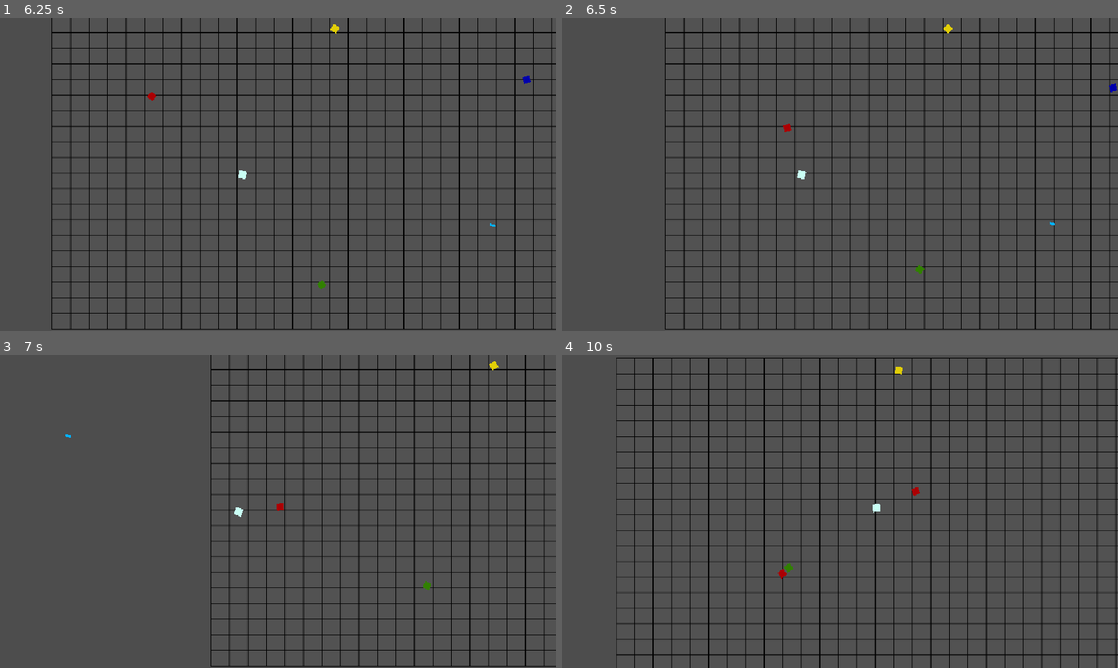
Above: before the commit, frames 1-4 (two rows, left to right).
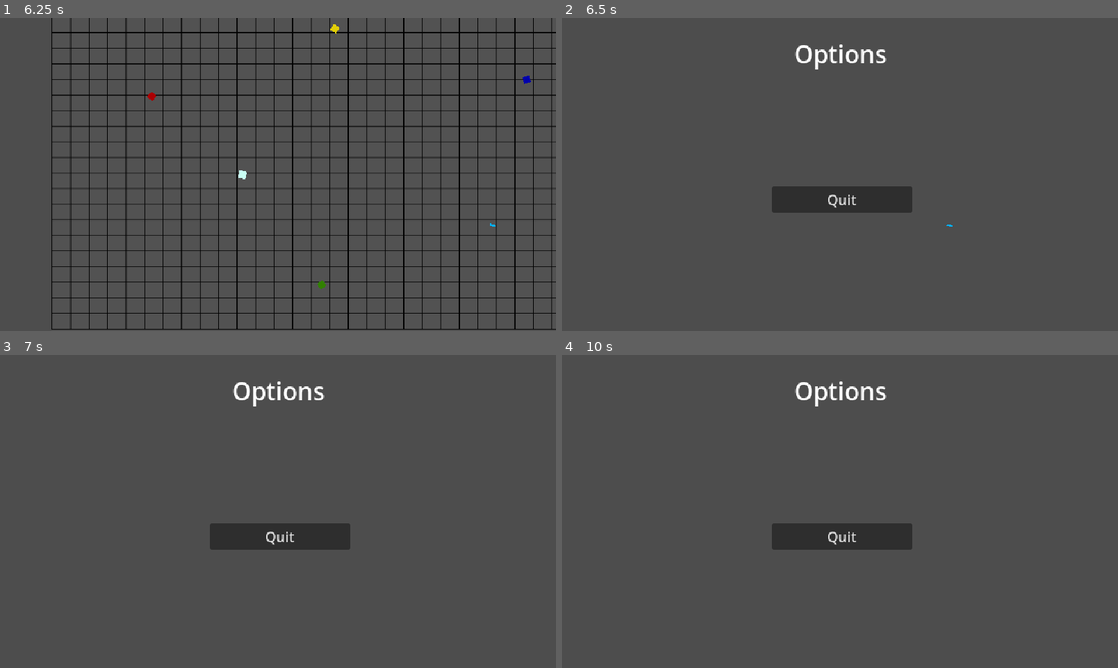
Above: after the commit, the same moments.

Repository: EmpexOri/OperationHavok
Game: Godot game, scene res://Scenes/MenuScene.tscn
Same seed, same stepped clock (60 frames per second), same inputs: the game is played once before the commit and once after it.
Inputs (mouse positions are in pixels of both pictures, inside the frame that each line leads up to):
- Up to frame 1 (6.25 s): click "Options" at 0.5 s; click "Back" at 1.25 s; click "Play" at 2 s; move the mouse to (400, 158) at 2.77 s; hold D (right) 2.78-3.53 s; click (400, 158) at 2.85 s; move the mouse to (166, 190) at 3.52 s; hold S (down) 3.53-4.28 s; click (166, 190) at 3.6 s; move the mouse to (333, 105) at 4.27 s; hold D (right) 4.28-5.03 s; click (333, 105) at 4.35 s; move the mouse to (250, 237) at 5.02 s; hold W (up) 5.03-5.78 s; click (250, 237) at 5.1 s; move the mouse to (444, 221) at 5.77 s; hold A (left) from 5.78 s (still down); click (444, 221) at 5.85 s
- Up to frame 2 (6.5 s): keep holding A (left); tap Escape (InGameOptions, bound only after the commit) at 6.4 s
- Up to frame 3 (7 s): keep holding A (left); move the mouse to (111, 464) at 6.52 s; click (111, 464) at 6.6 s
- Up to frame 4 (10 s): move the mouse to (867, 511) at 7.27 s; release A (left) at 7.28 s; hold S (down) 7.28-8.03 s; click (867, 511) at 7.35 s; move the mouse to (756, 433) at 8.02 s; hold D (right) 8.03-8.78 s; click (756, 433) at 8.1 s; move the mouse to (962, 495) at 8.77 s; hold W (up) 8.78-9.53 s; click (962, 495) at 8.85 s; move the mouse to (728, 527) at 9.52 s; hold D (right) from 9.53 s (still down); click (728, 527) at 9.6 s

Frame 1 is identical in both runs. In frame 2, 11% of the frame differs, in the area x 18-100%, y 0-100%; in frame 3, 8.4%; in frame 4, 11%, in the area x 9-100%, y 0-100%.

Commit message:
Quit the game - Use escape
Added an in game options menu allowing for users to quickly exit the game

Diff:
--- /dev/null
+++ b/Assets/Scripts/Menu Scripts/InGameOptionsScene.gd
@@ -0,0 +1,5 @@
+extends Node2D
+
+
+func OnQuitButtonPressed() -> void:
+	get_tree().quit()
--- a/Assets/Scripts/Misc/prototype_world.gd
+++ b/Assets/Scripts/Misc/prototype_world.gd
@@ -10,6 +10,12 @@
 	start_spawn_timer2()
 	start_spawn_timer3()
 	start_spawn_timer4()
+
+func _process(delta):
+	# Check if the user has pressed escape, if so, open the in game options
+	if Input.is_action_just_pressed("InGameOptions"):
+		print("InGameOptions Pressed")
+		get_tree().change_scene_to_file("res://Scenes/InGameOptionsScene.tscn")
 
 func start_spawn_timer1():
 	var timer = Timer.new()
--- /dev/null
+++ b/Scenes/InGameOptionsScene.tscn
@@ -0,0 +1,25 @@
+[gd_scene load_steps=2 format=3 uid="uid://der2d7wn1kf7o"]
+
+[ext_resource type="Script" uid="uid://b8ht6a7sdetp1" path="res://Assets/Scripts/Menu Scripts/InGameOptionsScene.gd" id="1_cvj5n"]
+
+[node name="InGameOptionsScene" type="Node2D"]
+script = ExtResource("1_cvj5n")
+
+[node name="Title" type="Label" parent="."]
+offset_left = 1.0
+offset_top = 21.0
+offset_right = 641.0
+offset_bottom = 62.0
+theme_type_variation = &"HeaderLarge"
+text = "Options"
+horizontal_alignment = 1
+vertical_alignment = 1
+
+[node name="QuitButton" type="Button" parent="."]
+offset_left = 241.0
+offset_top = 193.0
+offset_right = 403.0
+offset_bottom = 224.0
+text = "Quit"
+
+[connection signal="pressed" from="QuitButton" to="." method="OnQuitButtonPressed"]
--- a/Scenes/OptionsScene.tscn
+++ b/Scenes/OptionsScene.tscn
@@ -15,11 +15,11 @@
 horizontal_alignment = 1
 vertical_alignment = 1
 
-[node name="BackButton" type="Button" parent="Title"]
-offset_left = 241.0
-offset_top = 236.0
-offset_right = 403.0
-offset_bottom = 267.0
+[node name="BackButton" type="Button" parent="."]
+offset_left = 242.0
+offset_top = 257.0
+offset_right = 404.0
+offset_bottom = 288.0
 text = "Back"
 
-[connection signal="pressed" from="Title/BackButton" to="." method="OnBackButtonPressed"]
+[connection signal="pressed" from="BackButton" to="." method="OnBackButtonPressed"]
--- a/project.godot
+++ b/project.godot
@@ -56,3 +56,8 @@
 "events": [Object(InputEventMouseButton,"resource_local_to_scene":false,"resource_name":"","device":-1,"window_id":0,"a …(258 unchanged characters)…
 ]
 }
+InGameOptions={
+"deadzone": 0.2,
+"events": [Object(InputEventKey,"resource_local_to_scene":false,"resource_name":"","device":0,"window_id":0,"alt_pressed":false,"shift_pressed":false,"ctrl_pressed":false,"meta_pressed":false,"pressed":false,"keycode":0,"physical_keycode":4194305,"key_label":0,"unicode":0,"location":0,"echo":false,"script":null)
+]
+}
Not shown, added: Assets/Scripts/Menu Scripts/InGameOptionsScene.gd.uid
